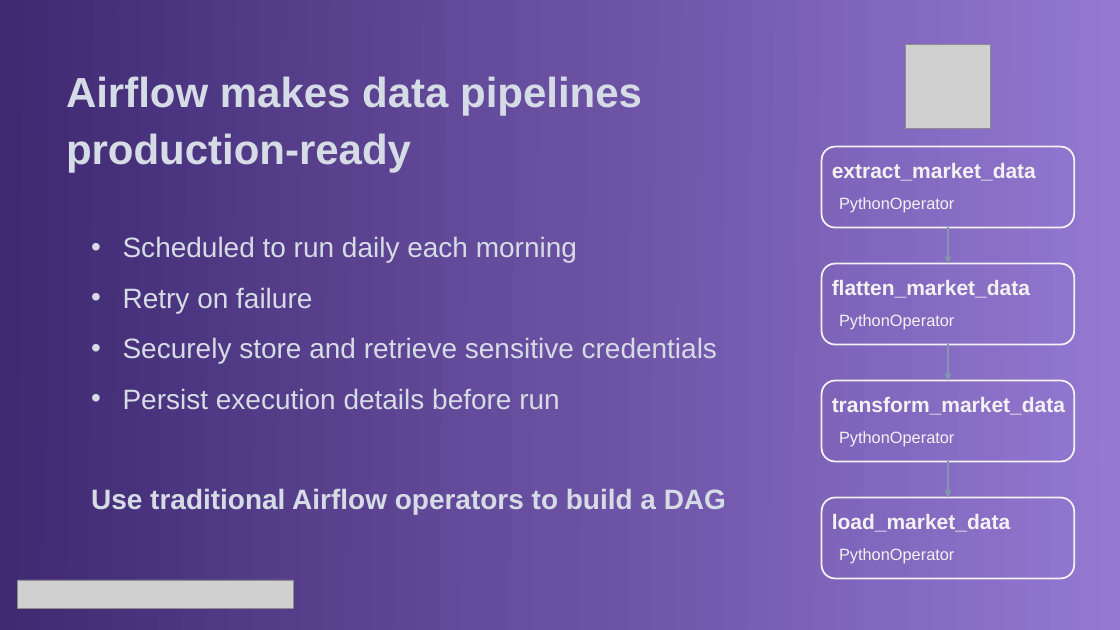
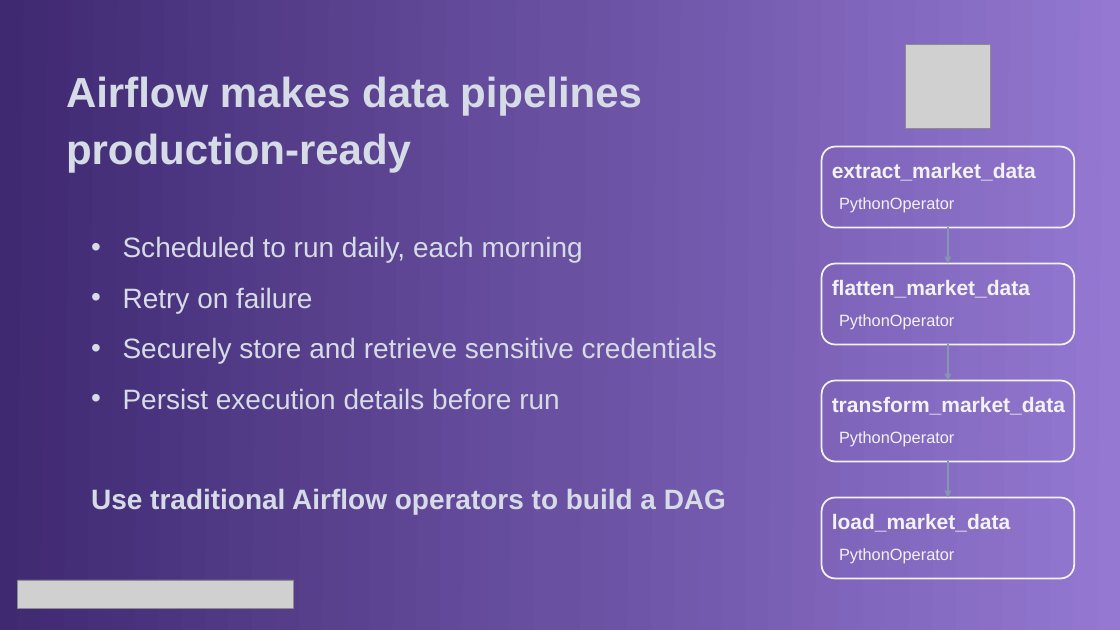
Before and after one commit to jroachgolf84/astronomer-panel-interview, a slide deck: slide 8 of documentation/Astronomer Panel Presentation.pptx. Drawn at 1120x630 pixels with LibreOffice and Linux fonts; fonts in the diff are those of the drawing; grey boxes stand for pictures. Boxes give left, top, right and bottom in pixels: in the first picture for what was removed or moved away, otherwise in the second. Text is boxed around its words. In the diff, an @@ line names an element or a change of style, - is before the commit and + after.

```diff
--- a/documentation/Astronomer Panel Presentation.pptx
+++ b/documentation/Astronomer Panel Presentation.pptx
@@ text at [123, 236, 583, 262]: text changed @@
-• Scheduled to run daily each morning
+• Scheduled to run daily, each morning
```
Also in this commit, not shown: 4 other slides changed, 1 other file.
